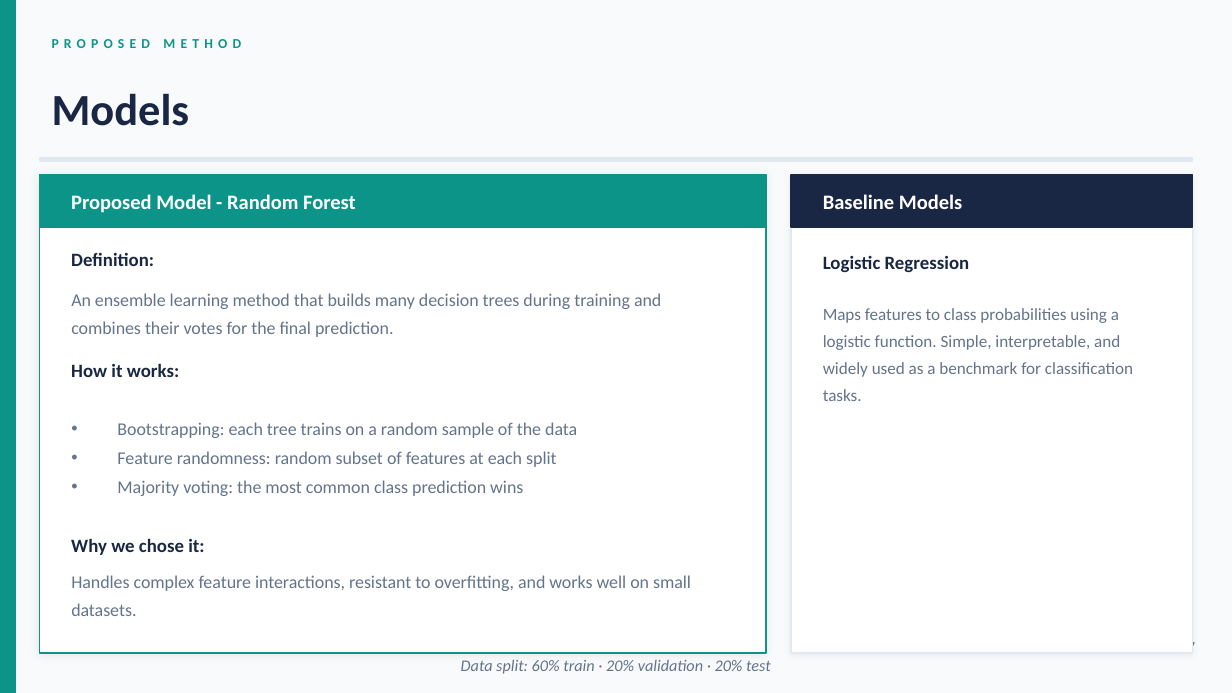
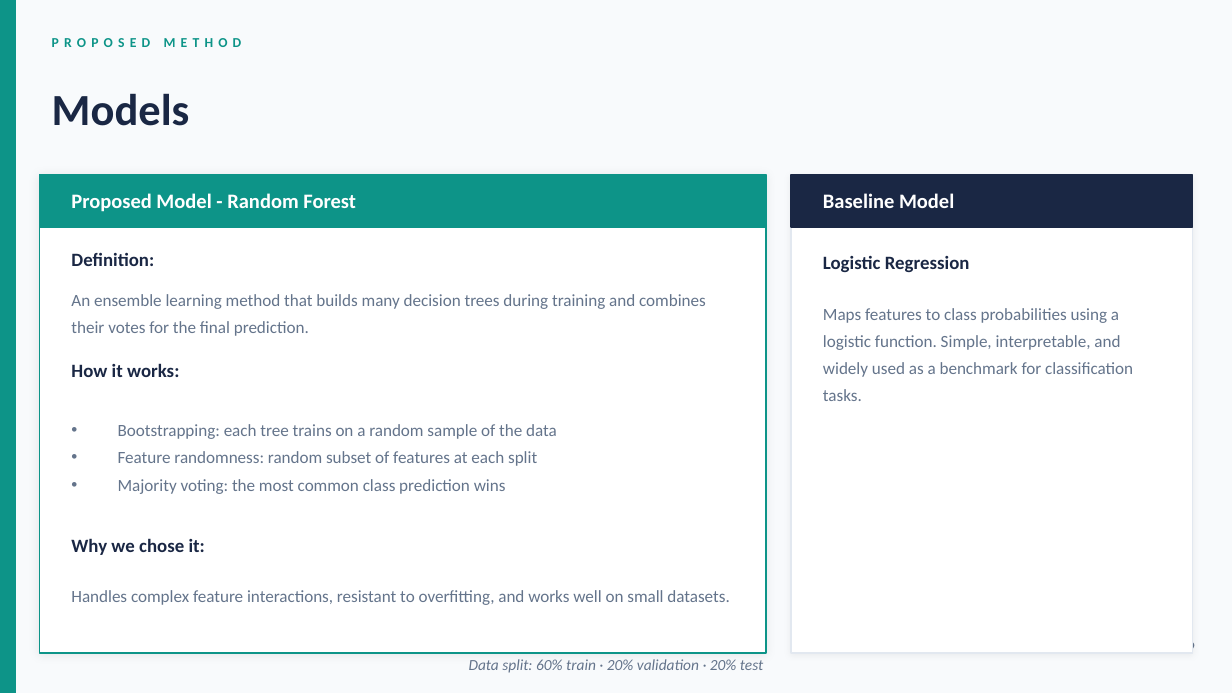
Before and after one commit to SaSc-5104/network-traffic-classification, a slide deck: slide 5 of slides/C400_Presentation.pptx. Drawn at 1232x693 pixels with LibreOffice and Linux fonts; fonts in the diff are those of the drawing. Boxes give left, top, right and bottom in pixels: in the first picture for what was removed or moved away, otherwise in the second. Text is boxed around its words. In the diff, an @@ line names an element or a change of style, - is before the commit and + after.

```diff
--- a/slides/C400_Presentation.pptx
+++ b/slides/C400_Presentation.pptx
@@ rectangle removed at bbox=[39, 158, 1193, 161] @@
@@ text at bbox=[823, 193, 954, 208]: text changed @@
-Baseline Models
+Baseline Model
@@ size 10.5 to 10 pt in 3 elements at bbox=[71, 590, 729, 605], bbox=[71, 294, 706, 336], bbox=[118, 424, 557, 494] @@
@@ text "Data split: 60% train · ...": place and size @@
-text "Data split: 60% train · ..." at bbox=[461, 659, 771, 674]
+text "Data split: 60% train · ..." at bbox=[469, 659, 763, 673]
@@ text "Data split: 60% train · ..." at bbox=[469, 659, 763, 673]: size 9.5 to 9 pt @@
```
Also in this commit, not shown: 6 other slides changed, 2 slides added, 7 other files.
